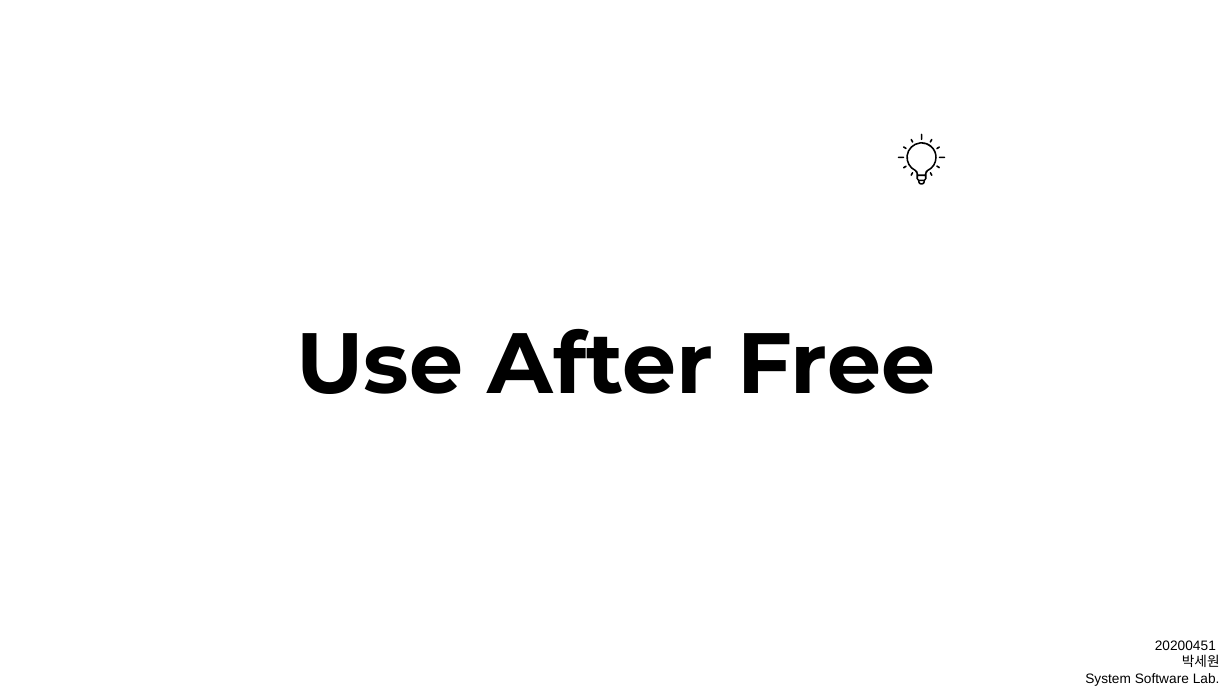
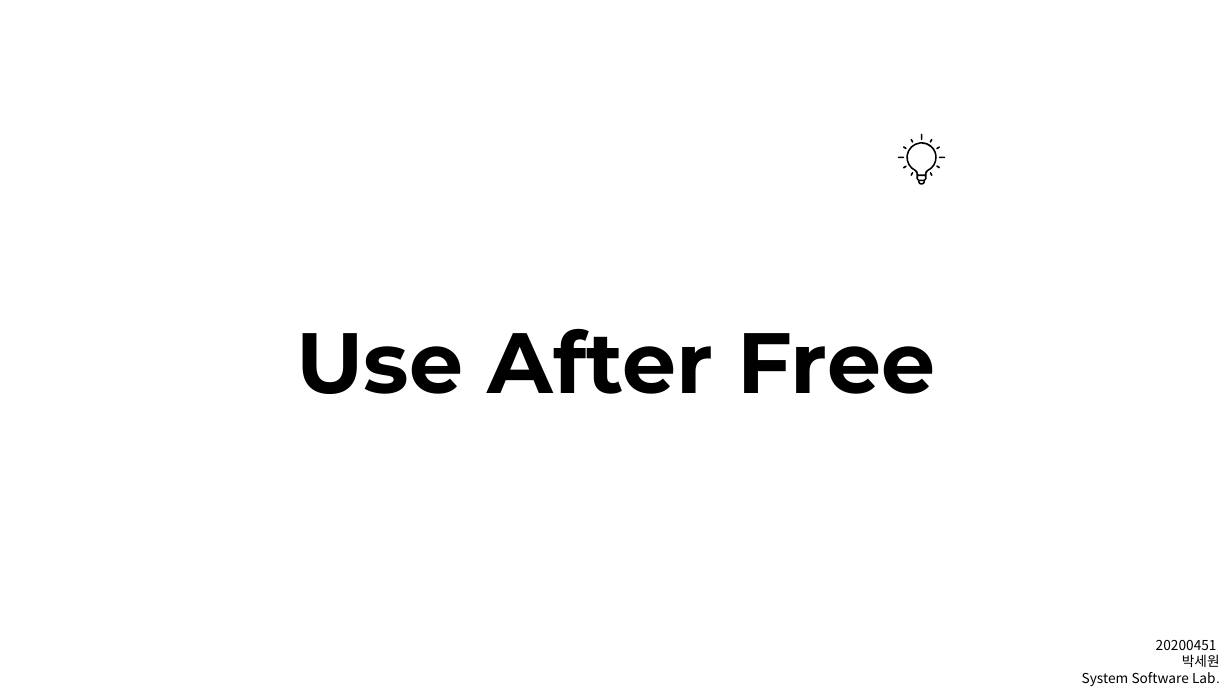
Before and after one commit to sewonpark-sec/SSL-Seminar, a slide deck: slide 1 of 11_Use_After_Free.pptx. Drawn at 1232x693 pixels with LibreOffice and Linux fonts; fonts in the diff are those of the drawing. Boxes give left, top, right and bottom in pixels: in the first picture for what was removed or moved away, otherwise in the second. Text is boxed around its words. In the diff, an @@ line names an element or a change of style, - is before the commit and + after.

```diff
--- a/11_Use_After_Free.pptx
+++ b/11_Use_After_Free.pptx
@@ text "20200451" at (1082,640,1220,686): font Arial to Noto Sans CJK KR @@
```
Also in this commit, not shown: 9 other slides changed, 4 slides added, 9 slides removed.
